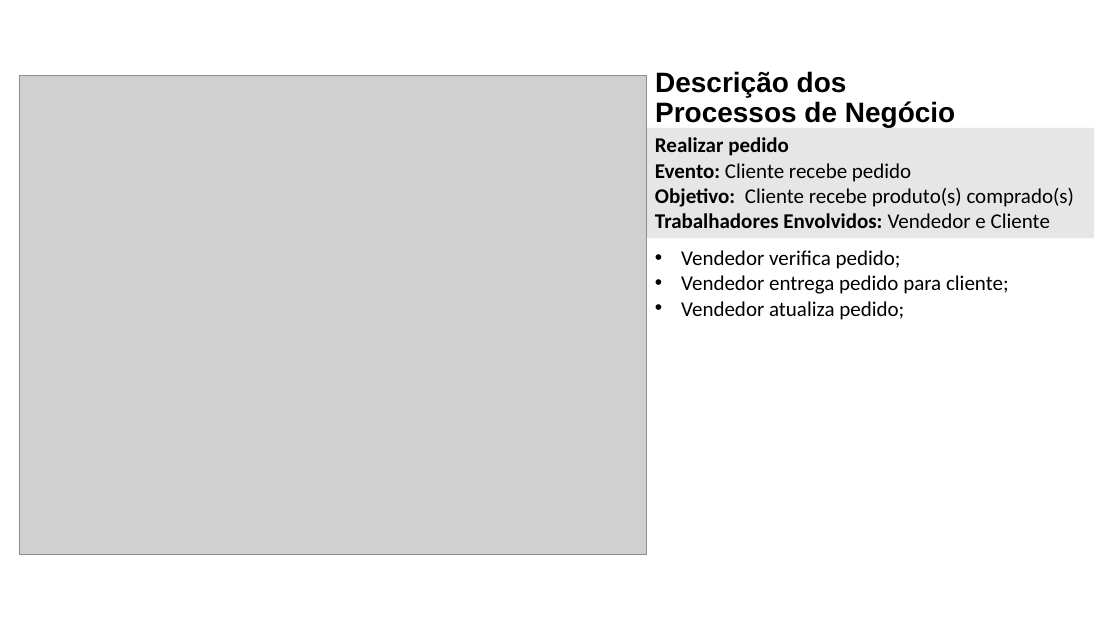
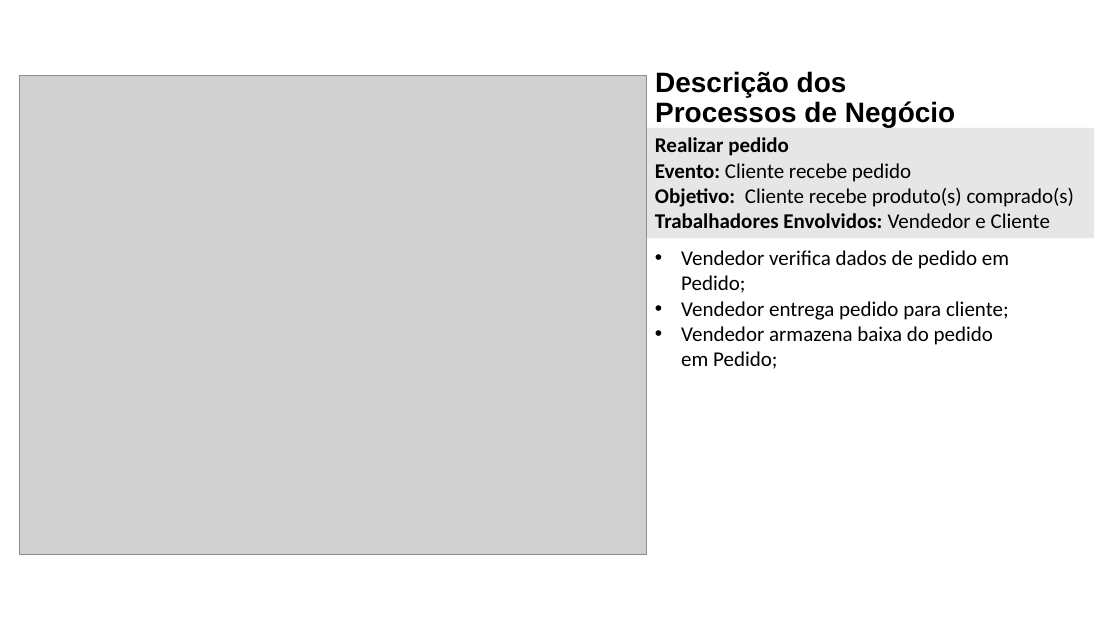
Before and after one commit to lucaskurata/Engenharia-de-Requisitos-Ericson, a slide deck: slide 3 of ACS/AC6/OPE_PlotTwist_AC06_V2.pptx. Drawn at 1120x630 pixels with LibreOffice and Linux fonts; fonts in the diff are those of the drawing; grey boxes stand for pictures. Boxes give left, top, right and bottom in pixels: in the first picture for what was removed or moved away, otherwise in the second. Text is boxed around its words. In the diff, an @@ line names an element or a change of style, - is before the commit and + after.

```diff
--- a/ACS/AC6/OPE_PlotTwist_AC06_V2.pptx
+++ b/ACS/AC6/OPE_PlotTwist_AC06_V2.pptx
@@ text at (681,250,1009,293): text changed @@
-• Vendedor verifica pedido;
+• Vendedor verifica dados de pedido em Pedido;
@@ text at (681,326,993,369): text changed @@
-• Vendedor atualiza pedido;
+• Vendedor armazena baixa do pedido em Pedido;
```
Also in this commit, not shown: 1 other slide changed, 6 other files.
